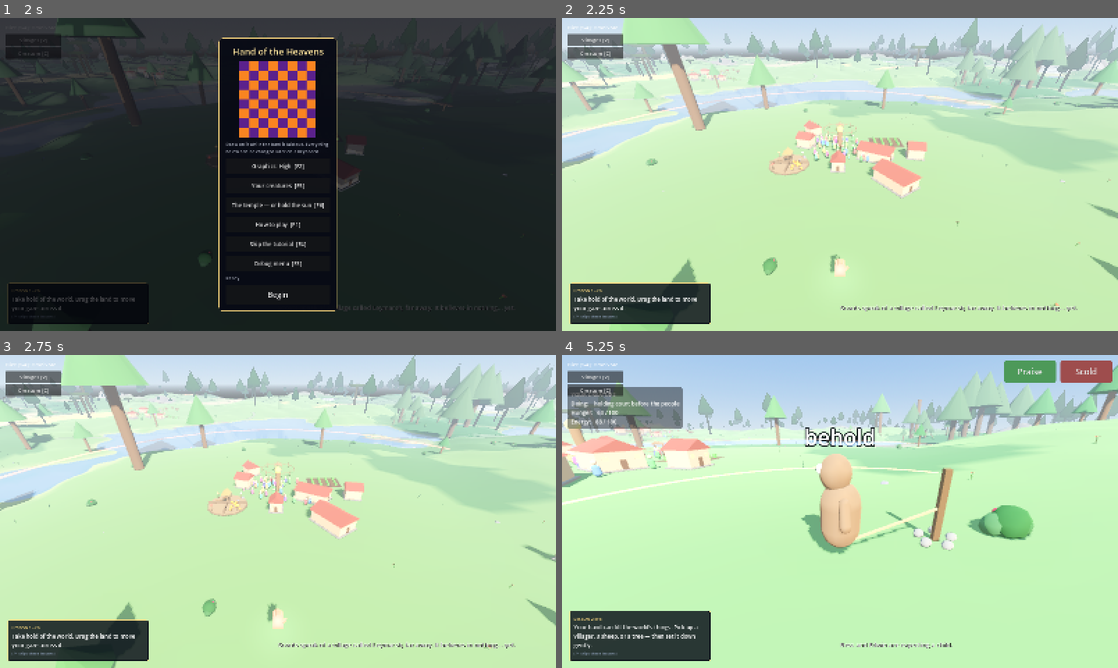
Above: before the commit, frames 1-4 (two rows, left to right).
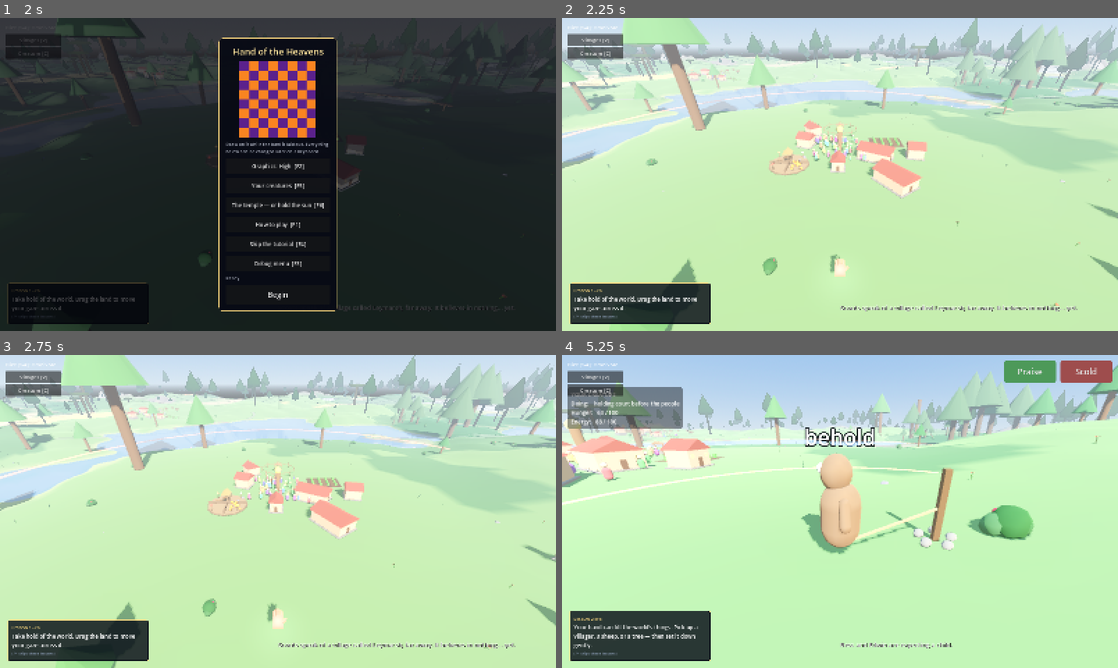
Above: after the commit, the same moments.

Repository: tjloman/tjloman
Game: Godot game, scene res://scenes/main.tscn
Two runs of this game, one before a commit and one after it. Both use one fixed random seed, a clock stepped at 60 frames per second and the inputs below.
Inputs (mouse positions are in pixels of both pictures, inside the frame that each line leads up to):
- Up to frame 1 (2 s): click (239, 183) at 0.52 s; type "Alex" at 0.6 s; click "Begin" at 1.25 s
- Up to frame 2 (2.25 s): click "Begin" at 2 s
- Up to frame 3 (2.75 s): no input
- Up to frame 4 (5.25 s): tap Enter at 2.75 s; move the mouse to (962, 495) at 2.77 s; hold Right 2.78-3.5 s; hold S (cam_back) 2.78-3.5 s; click (962, 495) at 2.92 s; drag from (728, 527) to (812, 574) at 3.52 s; click "Creature [C]" at 4.25 s; move the mouse to (895, 442) at 5.02 s; hold Right from 5.03 s (still down); hold A (cam_left) from 5.03 s (still down)

Frame 1 is identical in both runs. In frame 2, 0.3% of the frame differs, in the area x 27-56%, y 18-47%; in frame 3, 0.3%; in frame 4, 0.5%, in the area x 1-53%, y 24-53%.

Commit message:
A founding village can feed the people it was founded with, once
NOT A CHANGE TO STARVATION. Hunger climbs as it always has, a famine kills
as it always has, and a town that runs its larder dry buries people. This is
the first five minutes, where a villager could die without the mechanic ever
having been given a chance to be fair to them.

THE LARDER WAS WRITTEN FOR A VILLAGE OF TWELVE. Fourteen units of food, and
a village is fifty. A meal is two units, so the first eleven to get hungry
ate and the granary was bare before the rest were hungry at all --
`_plan_eating` handed them false (no ground food, empty store, forage only
if a bush happened to be near), so they went to work instead and died of it.
They never had a chance to run to the store. The store was empty before they
set off.

Three units a founding soul now: one meal each with a margin, which the
first harvests overtake inside a few minutes. After that the town feeds
itself or it does not.

AND THEY DO NOT ALL GET HUNGRY ON THE SAME FRAME. Every villager began at
exactly 30, climbing a quarter a second, so all fifty wanted a meal at
exactly two minutes: one stampede at one granary, and whoever lost the race
found it empty. Founded between 8 and 45 now, so they come in over a
two-and-a-half minute trickle and the store is never emptied at a stroke.

tools/larder.py holds three lines, each verified against the version that
shipped: everyone founded must be able to eat once, they must not arrive
together, and nobody may be founded already hungry.

Co-Authored-By: Claude Opus 5 <noreply@anthropic.com>
Claude-Session: https://claude.ai/code/session_01NqBKfyc5c6bViy6kUi2S7P

Diff:
--- a/scripts/world/village.gd
+++ b/scripts/world/village.gd
@@ -23,6 +23,17 @@
 ## all of at once; fifty is a place, with enough hands that the town has to be
 ## ORGANISED rather than merely fed — which is what the workshops are for.
 const STARTING_SOULS := 50
+## UNITS OF FOOD PER FOUNDING SOUL, so that everybody can eat once before the
+## fields come in. A meal is two units at the hunger a villager goes looking at,
+## so this is one meal each with a margin for the ones who dawdle.
+const FOUNDING_MEALS := 3
+## AND THEY DO NOT ALL GET HUNGRY ON THE SAME FRAME. Every villager began at
+## exactly 30, climbing at a quarter a second, so all fifty wanted a meal at
+## exactly two minutes — one stampede at one granary, and whoever lost the race
+## found it empty. Spread, they trickle in over three minutes and the store is
+## never emptied all at once.
+const DAWN_HUNGER_LEAST := 8.0
+const DAWN_HUNGER_MOST := 45.0
 ## THE AGE OF PEOPLE WHO GO SOMEWHERE. A wagon of settlers came out of the same
 ## ladder a generated village does, so the oldest colonist anybody ever saw was
 ## thirteen — a whole new town of children, who cannot work, cannot breed and
@@ -300,6 +311,20 @@
 	add_child(store)
 	if is_player_home:
 		store.plant_food += 8  # a founding surplus, so the game starts kind
+	# ENOUGH IN THE GRANARY THAT EVERYONE CAN GET ONE MEAL.
+	#
+	# NOT A CHANGE TO STARVATION. Hunger climbs as it always did, a famine
+	# kills as it always did, and a town that runs its larder dry buries
+	# people. This is the FIRST FIVE MINUTES only: fourteen units of food was
+	# written for a village of twelve and a village is fifty now, so a third of
+	# the founders reached for a granary that had already been emptied by the
+	# people ahead of them, got `false` out of `_plan_eating`, went to work
+	# instead and died of it. They never had a chance to run to the store; the
+	# store was bare before they were hungry.
+	#
+	# One meal each and a little over, which the first harvests overtake inside
+	# a few minutes. After that the town feeds itself or it does not.
+	store.plant_food = maxi(store.plant_food, _founding_count() * FOUNDING_MEALS)
 
 	# The founding field is placed AFTER the store so its clearance check reads
 	# the store's final spot — no field ends up buried under the market floor.
@@ -721,6 +746,7 @@
 	var v := Villager.new()
 	v.village = self
 	v.age = start_age
+	v.hunger = randf_range(DAWN_HUNGER_LEAST, DAWN_HUNGER_MOST)
 	return v
 
 
Not shown, added: tools/larder.py
